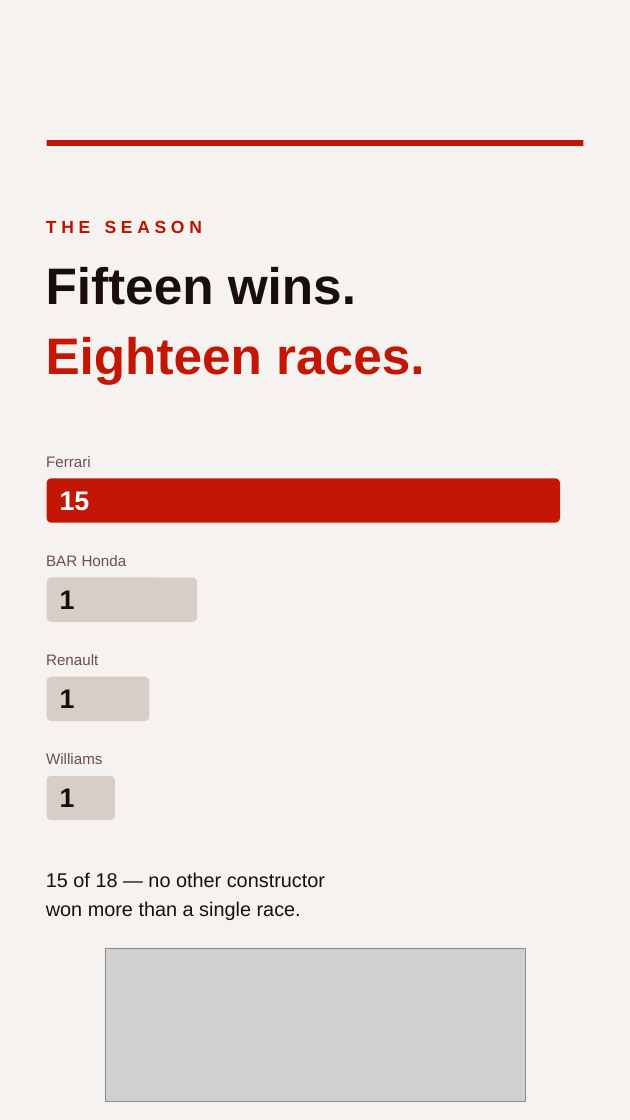
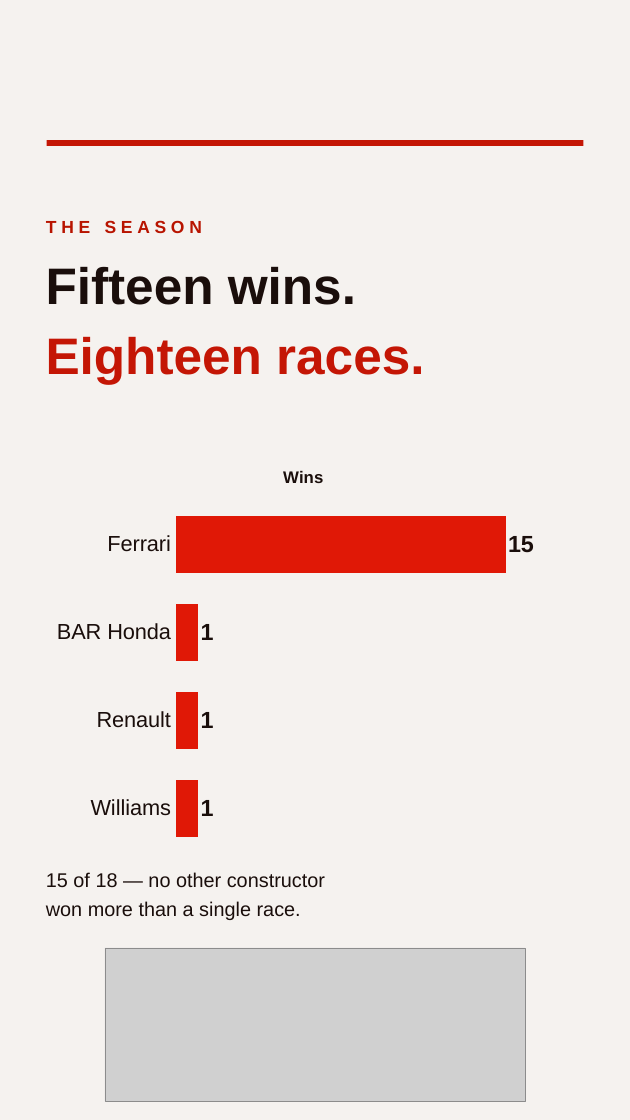
Before and after one commit to Kimfandogh7/Repo, a slide deck: slide 2 of edu-agent/artifacts/finale/finale.pptx. Drawn at 630x1120 pixels with LibreOffice and Linux fonts; fonts in the diff are those of the drawing; grey boxes stand for pictures. Boxes give left, top, right and bottom in pixels: in the first picture for what was removed or moved away, otherwise in the second. Text is boxed around its words. In the diff, an @@ line names an element or a change of style, - is before the commit and + after.

```diff
--- a/edu-agent/artifacts/finale/finale.pptx
+++ b/edu-agent/artifacts/finale/finale.pptx
@@ bar chart added at box(46, 452, 560, 860) @@
+title "Wins"
+categories: Ferrari, BAR Honda, Renault, Williams
+Wins: 15, 1, 1, 1
@@ group removed at box(46, 456, 560, 820): 8 texts, 4 rounded rectangles @@
-Ferrari
-15
-BAR Honda
-1
-Renault
-1
-Williams
-1
```
Also in this commit, not shown: 2 other files.
